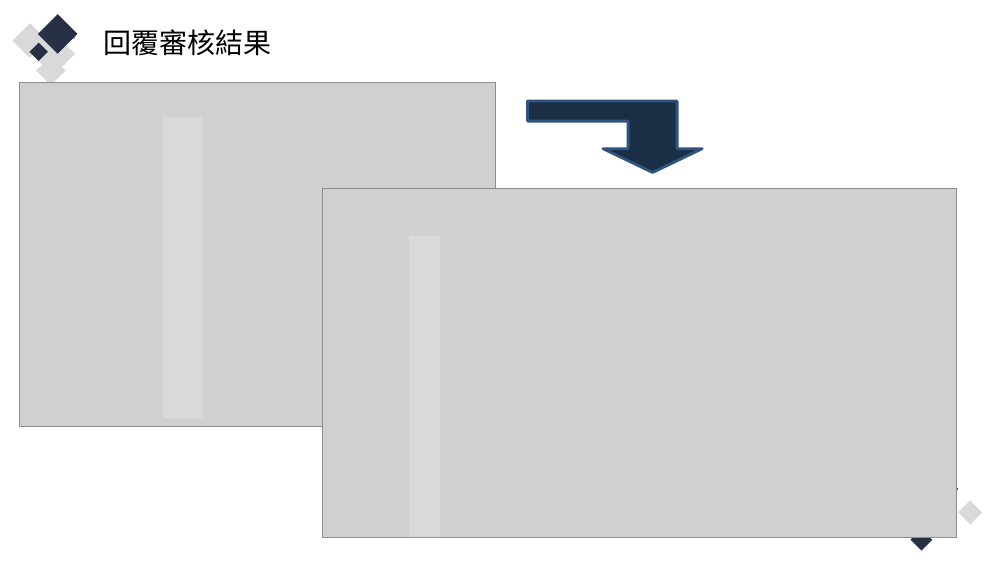
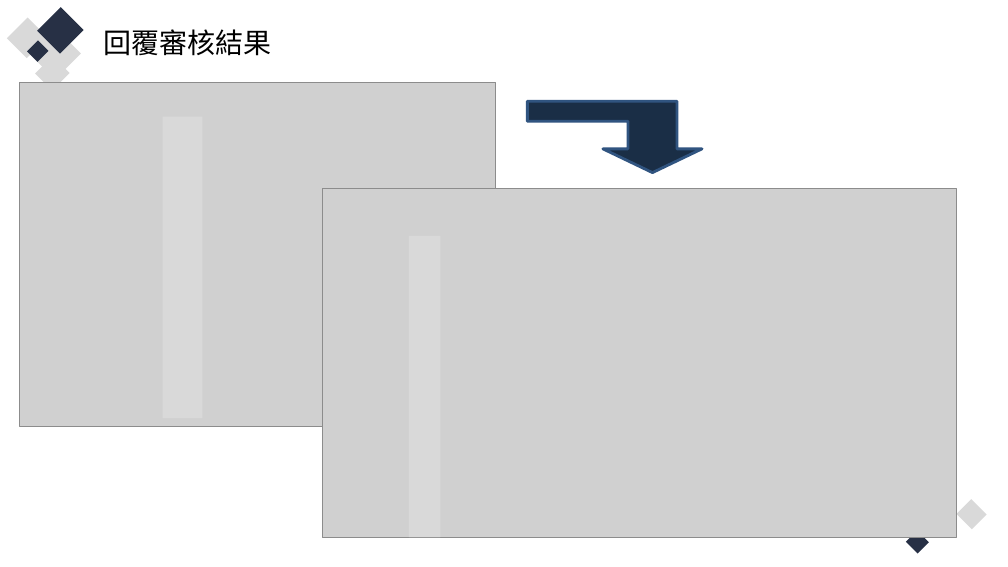
Before and after one commit to master43458/20230906, a slide deck: slide 22 of 備忘搞2.ppt (slide 23 before the commit). Drawn at 1008x567 pixels with LibreOffice and Linux fonts; fonts in the diff are those of the drawing; grey boxes stand for pictures. Boxes give left, top, right and bottom in pixels: in the first picture for what was removed or moved away, otherwise in the second. Text is boxed around its words. In the diff, an @@ line names an element or a change of style, - is before the commit and + after.

```diff
--- a/備忘搞2.ppt
+++ b/備忘搞2.ppt
@@ rectangle resized from (x1=12, y1=23, x2=46, y2=57) to (x1=7, y1=18, x2=48, y2=59) @@
@@ rectangle resized from (x1=37, y1=14, x2=77, y2=54) to (x1=37, y1=7, x2=83, y2=53) @@
@@ rectangle resized from (x1=30, y1=37, x2=61, y2=67) to (x1=27, y1=33, x2=64, y2=69) @@
@@ rectangle resized from (x1=36, y1=56, x2=66, y2=86) to (x1=35, y1=56, x2=70, y2=91) @@
@@ rectangle resized from (x1=41, y1=36, x2=58, y2=53) to (x1=42, y1=32, x2=62, y2=53) @@
@@ rectangle resized from (x1=46, y1=40, x2=75, y2=69) to (x1=48, y1=37, x2=81, y2=71) @@
@@ rectangle resized from (x1=958, y1=500, x2=982, y2=525) to (x1=957, y1=499, x2=988, y2=529) @@
@@ rectangle moved from (x1=910, y1=529, x2=931, y2=550) to (x1=906, y1=531, x2=929, y2=555) @@
```
Also in this commit, not shown: 23 other slides changed, 1 slide removed.
